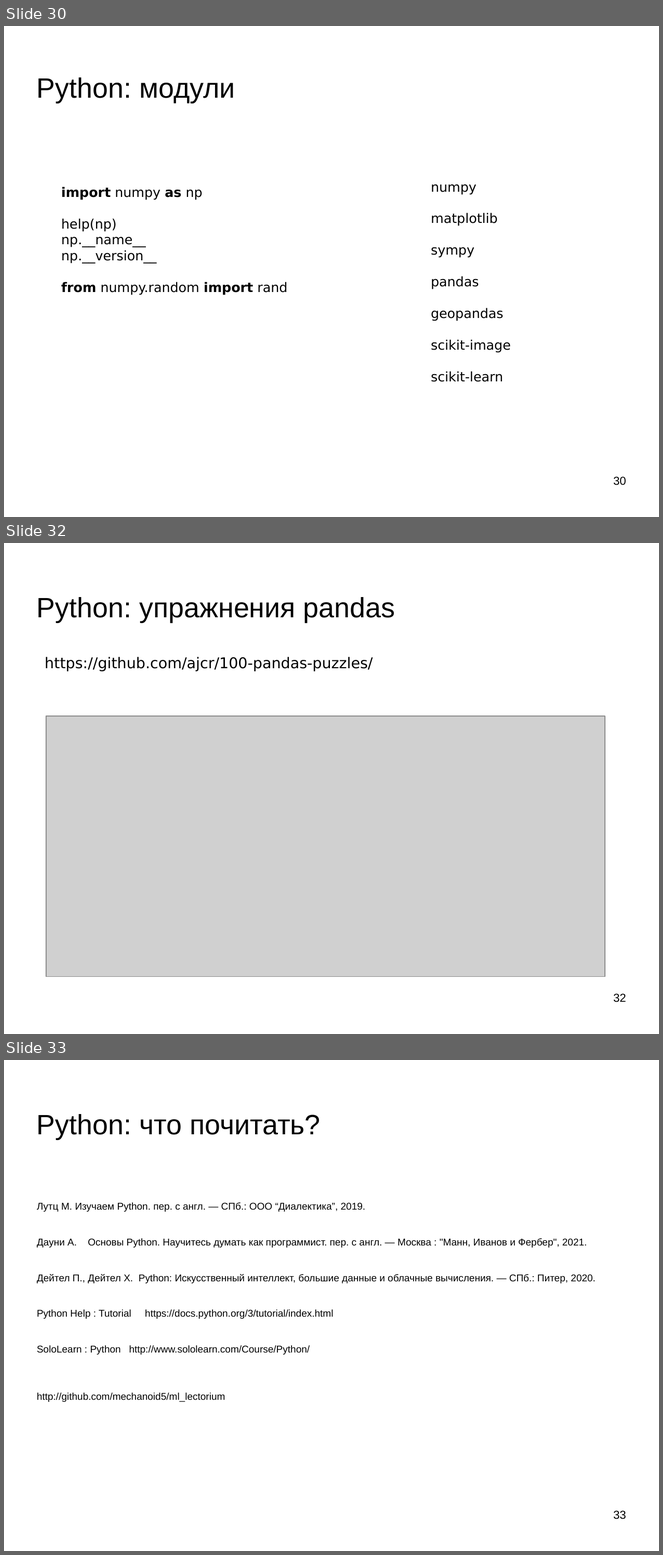
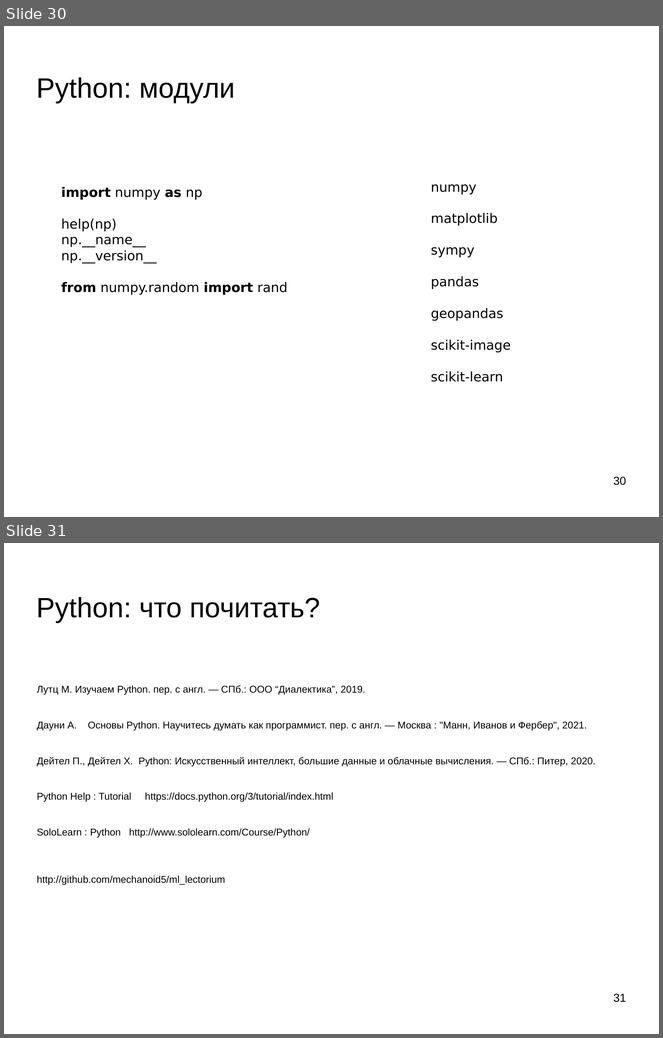
Before and after one commit to mechanoid5/ml_lectorium_2023_I, a slide deck: 02b-python-grammar.odp. Shown one above the other, each under a label of ours: slides 30, 32 and 33 before the commit, slides 30 and 31 after it; the slides between them are not shown. The pictures are 663x1555 and 663x1038 pixels, drawn with LibreOffice and Linux fonts; fonts in the diff are those of the drawing; grey boxes stand for pictures; background and template pictures are left out. Boxes give left, top, right and bottom in pixels: in the first picture for what was removed or moved away, otherwise in the second. Text is boxed around its words. In the diff, an @@ line names an element or a change of style, - is before the commit and + after.

```diff
--- a/02b-python-grammar.odp
+++ b/02b-python-grammar.odp
@@ slide 32 removed at box(4, 543, 659, 1034), background picture (left out) @@
@@ title removed at box(37, 597, 396, 623) @@
-Python: упражнения pandas
@@ text removed at box(45, 657, 373, 671) @@
-https://github.com/ajcr/100-pandas-puzzles/
@@ picture removed at box(46, 716, 606, 977) @@
@@ page number removed at box(613, 994, 626, 1003) @@
-32
@@ what was slide 33 is now slide 31 @@
@@ page number at box(613, 994, 626, 1003): text changed @@
-33
+31
```
Also in this commit, not shown: 1 other slide removed, 5 other files.
